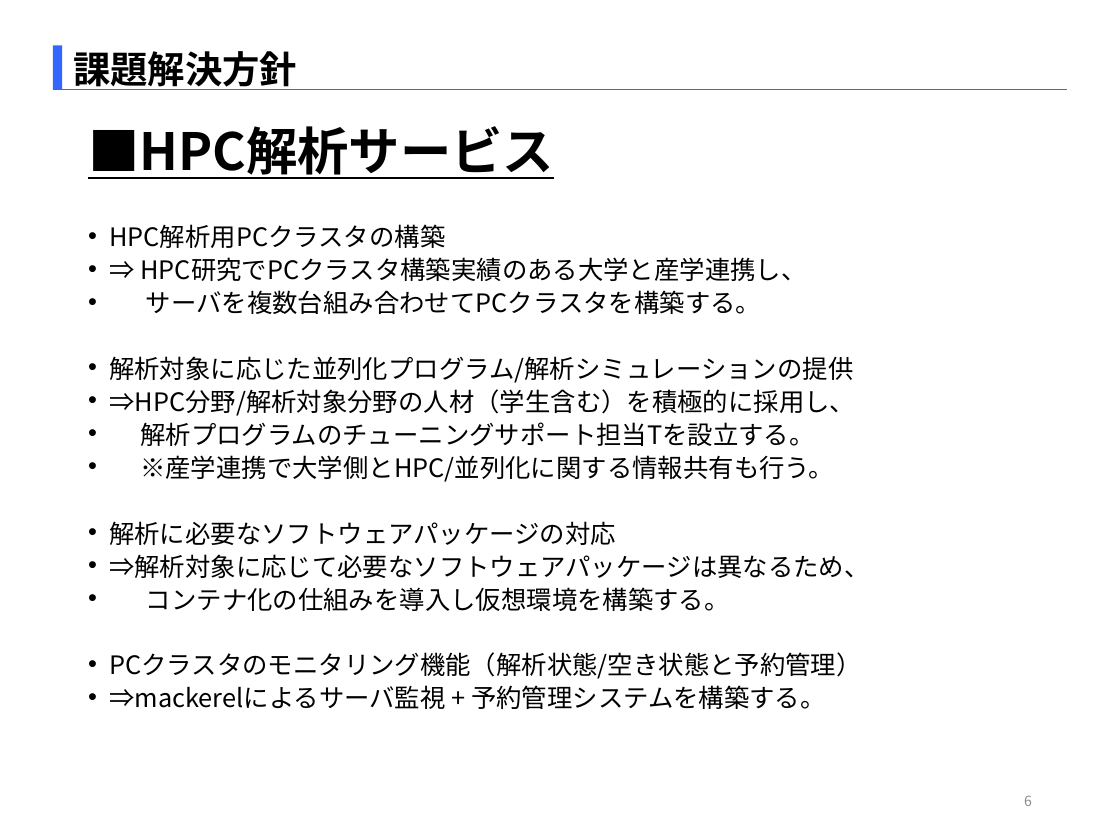
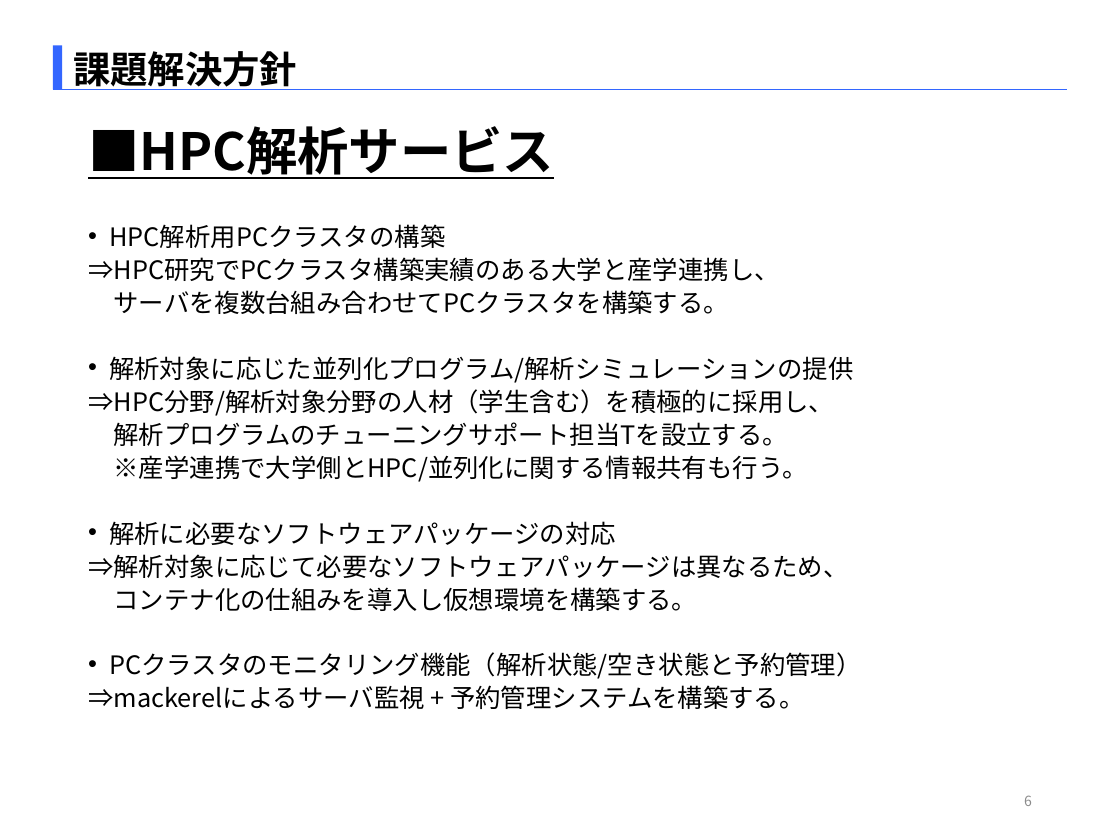
Before and after one commit to SITH-YN/PythonTool, a slide deck: slide 6 of Temp/EMB本部_中村洋太_290863_[HPC解析_CC&ECサービス].pptx. Drawn at 1120x840 pixels with LibreOffice and Linux fonts; fonts in the diff are those of the drawing. Boxes give left, top, right and bottom in pixels: in the first picture for what was removed or moved away, otherwise in the second. Text is boxed around its words. In the diff, an @@ line names an element or a change of style, - is before the commit and + after.

```diff
--- a/Temp/EMB本部_中村洋太_290863_[HPC解析_CC&ECサービス].pptx
+++ b/Temp/EMB本部_中村洋太_290863_[HPC解析_CC&ECサービス].pptx
@@ text at bbox=[88, 257, 780, 281]: text changed @@
-• ⇒ HPC研究でPCクラスタ構築実績のある大学と産学連携し、
+⇒HPC研究でPCクラスタ構築実績のある大学と産学連携し、
@@ text at bbox=[88, 290, 848, 709]: bullet • to none @@
```
Also in this commit, not shown: 11 other slides changed.
